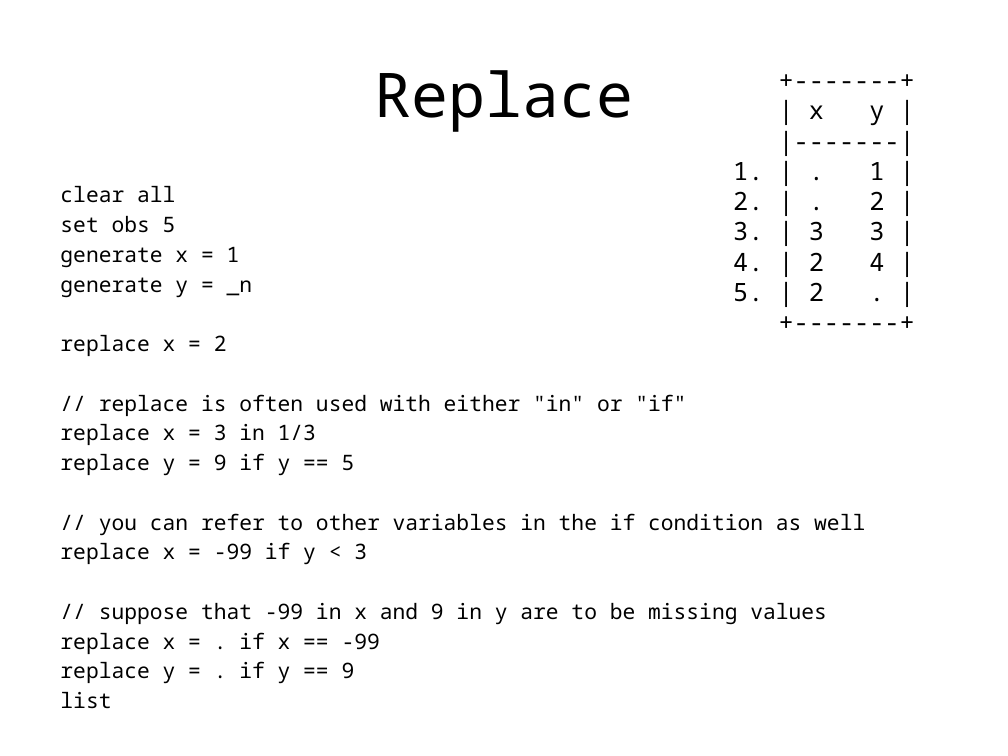
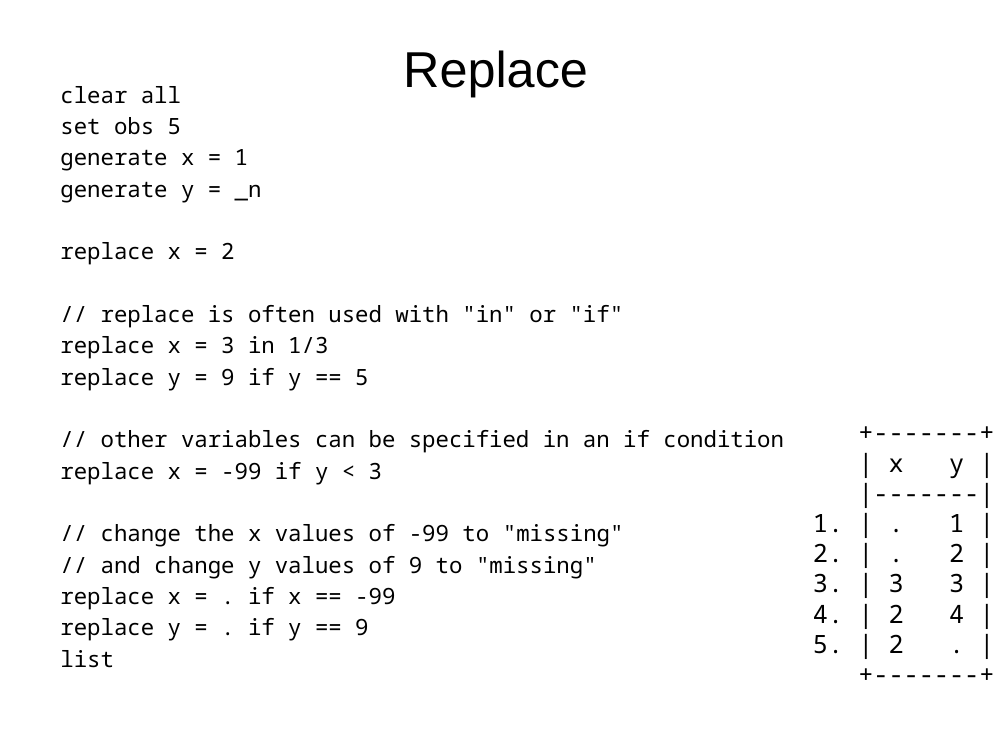
Before and after one commit to Chang-Y-Chung/dm, a slide deck: slide 6 of dm.pptx (slide 7 before the commit). Drawn at 1008x756 pixels with LibreOffice and Linux fonts; fonts in the diff are those of the drawing. Boxes give left, top, right and bottom in pixels: in the first picture for what was removed or moved away, otherwise in the second. Text is boxed around its words. In the diff, an @@ line names an element or a change of style, - is before the commit and + after.

```diff
--- a/dm.pptx
+++ b/dm.pptx
@@ title "Replace": place and size @@
-title "Replace" at [375,70,634,132]
+title "Replace" at [403,50,588,97]
@@ title "Replace" at [403,50,588,97]: size 44 to 36 pt, font Noto Sans Mono to Arial @@
@@ text "clear all": place and size @@
-text "clear all" at [60,186,865,684]
+text "clear all" at [60,86,784,668]
@@ text at [60,86,395,668]: size 15.2 to 16 pt in "clear all", "set obs 5", "generate x = 1", "generate y = _n" and 7 more places @@
@@ text at [101,305,624,328]: text changed; size 15.2 to 16 pt @@
-// replace is often used with either "in" or "if"
+// replace is often used with "in" or "if"
@@ text "+-------+": place and size @@
-text "+-------+" at [733,105,884,302]
+text "+-------+" at [813,458,964,654]
@@ text at [101,430,784,453]: text changed; size 15.2 to 16 pt @@
-// you can refer to other variables in the if condition as well
+// other variables can be specified in an if condition
@@ text at [101,524,624,578]: text changed; size 15.2 to 16 pt @@
-// suppose that -99 in x and 9 in y are to be missing values
+// change the x values of -99 to "missing"
+// and change y values of 9 to "missing"
```
Also in this commit, not shown: 22 other slides changed, 1 slide added, 9 slides removed.
